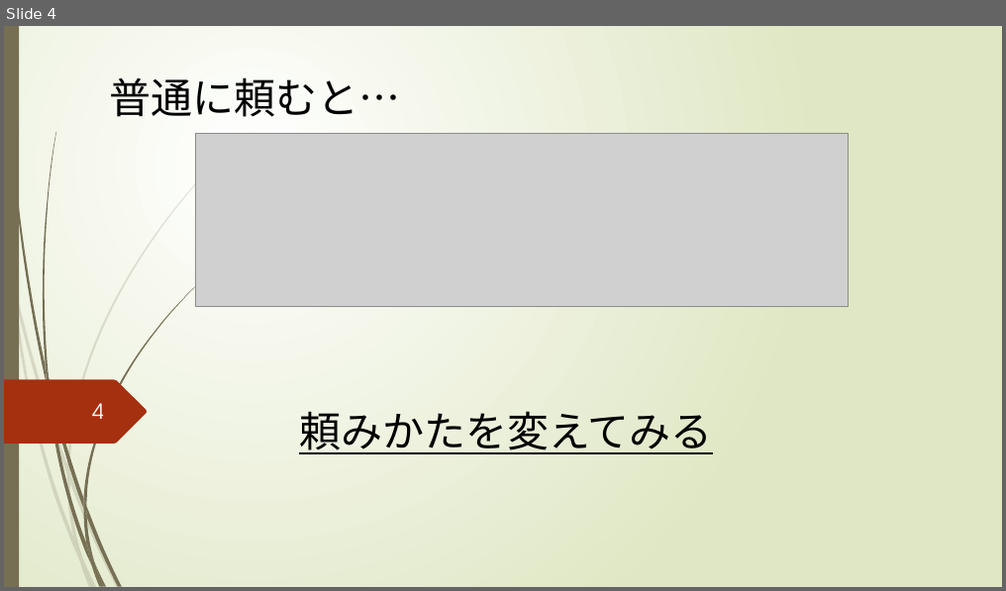
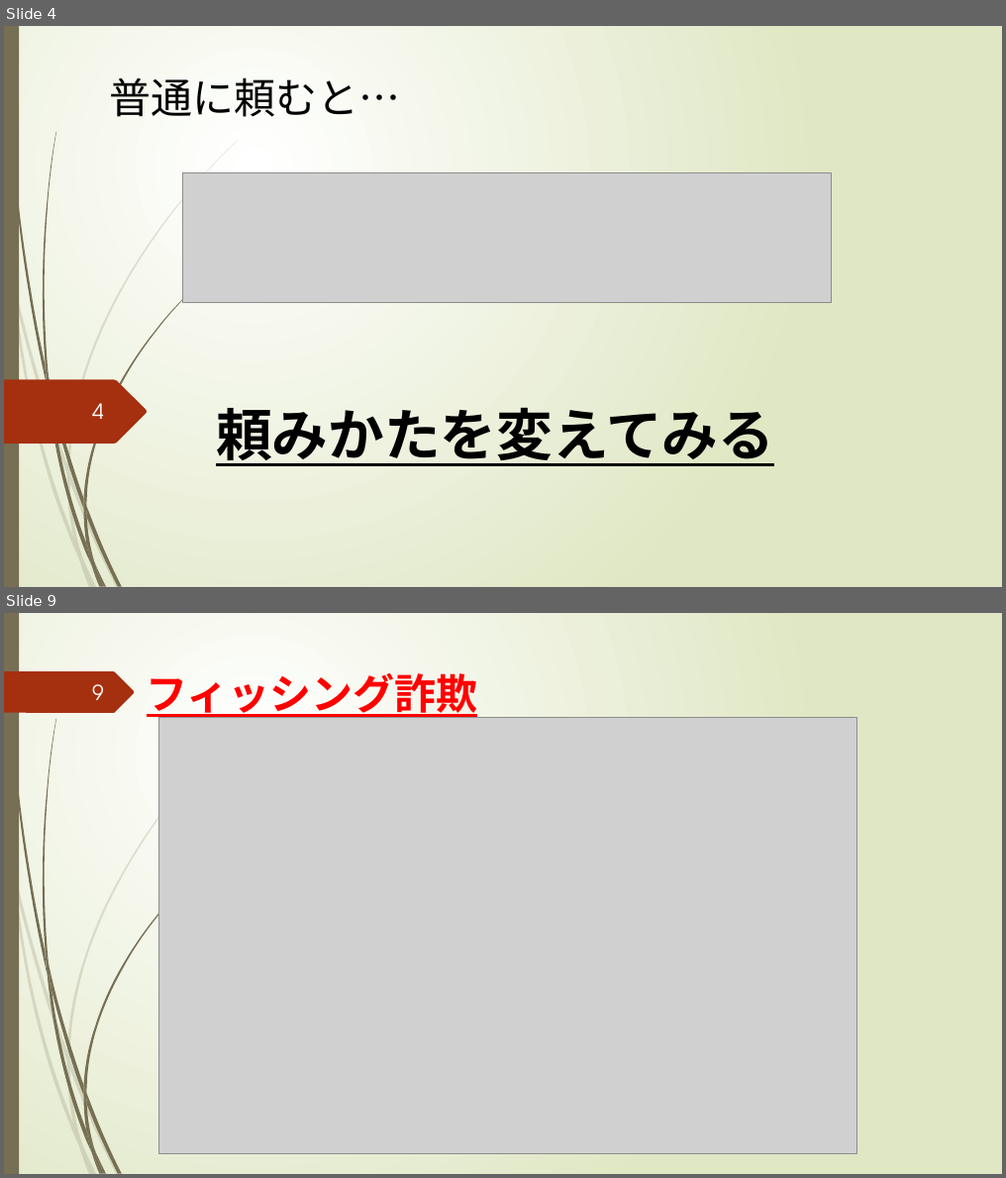
Before and after one commit to tmkttmkt/DevilTRex, a slide deck: その他/夏休みの課題のゲーム/GODAIGOisME_by森田/夏課題_ネットワーク技術/発表用.pptx. Shown one above the other, each under a label of ours: slide 4 before the commit, slides 4 and 9 after it; the slides between them are not shown. The pictures are 1006x591 and 1006x1178 pixels, drawn with LibreOffice and Linux fonts; fonts in the diff are those of the drawing; grey boxes stand for pictures. Boxes give left, top, right and bottom in pixels: in the first picture for what was removed or moved away, otherwise in the second. Text is boxed around its words. In the diff, an @@ line names an element or a change of style, - is before the commit and + after.

```diff
--- a/その他/夏休みの課題のゲーム/GODAIGOisME_by森田/夏課題_ネットワーク技術/発表用.pptx
+++ b/その他/夏休みの課題のゲーム/GODAIGOisME_by森田/夏課題_ネットワーク技術/発表用.pptx
@@ slide 9 added at [4, 613, 1002, 1174], background gradient #FFFFFF to #DFE8C4; not listed: 23 template elements that a slide beside it also shows @@
@@ freeform shape added at [4, 671, 135, 713], fill #A53010 @@
@@ page number added at [92, 684, 104, 700], 20 pt, text #FEFFFF @@
+9
@@ text added at [147, 673, 478, 720], 40 pt, text #FF0000, bold, underline @@
+フィッシング詐欺
@@ picture added at [159, 718, 857, 1155] @@
@@ slide 4 changed as well @@
@@ picture: place and size @@
-picture at [195, 133, 847, 306]
+picture at [183, 173, 832, 303]
@@ text "頼みかたを変えてみる": place and size @@
-text "頼みかたを変えてみる" at [299, 411, 712, 455]
+text "頼みかたを変えてみる" at [216, 407, 774, 467]
@@ text "頼みかたを変えてみる" at [216, 407, 774, 467]: size 40 to 54 pt, bold on @@
```
Also in this commit, not shown: 3 other slides changed, 7 other slides added, 3 slides removed, 6 other files.
